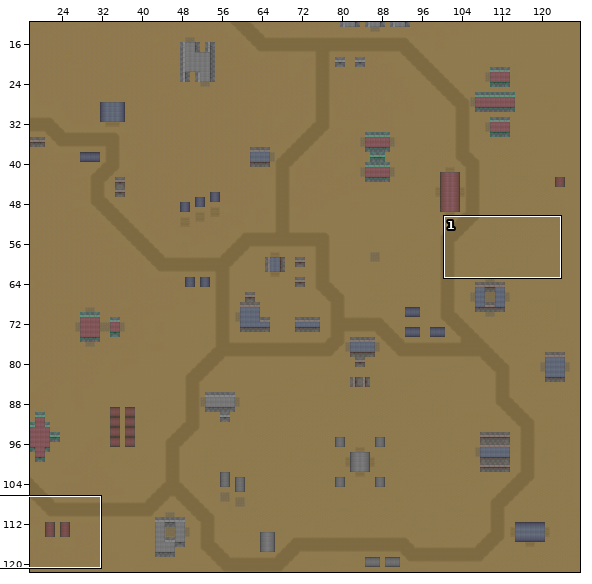
An edit to a level. Tiled map (JSON), map/map.json. Above, an overview of the earlier version with the close-up marked.
Close-up. Earlier state:
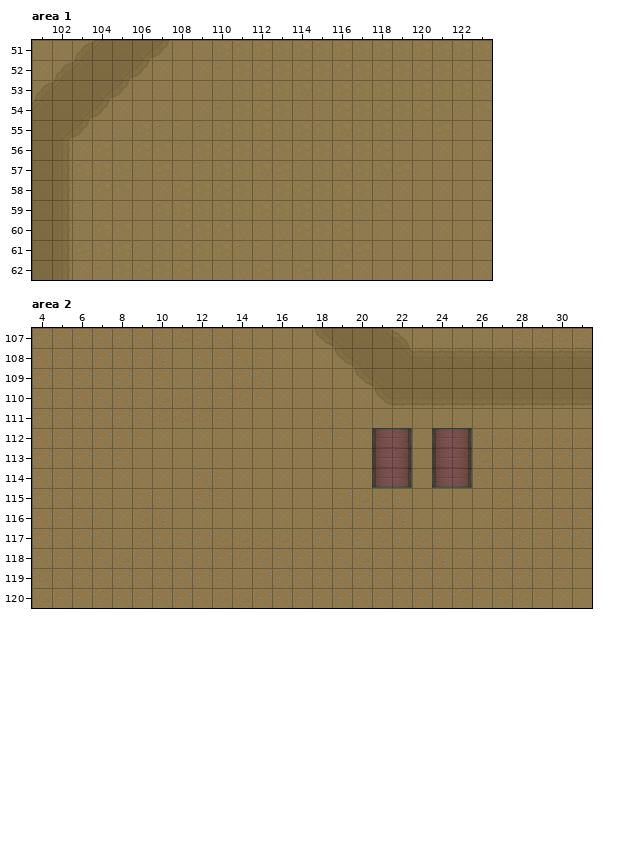
Cells are 64x64 px. Shown: area 1 x 101..123, y 51..62; area 2 x 4..31, y 107..120. The commit also changed other parts of the map, which this record leaves out.
New version:
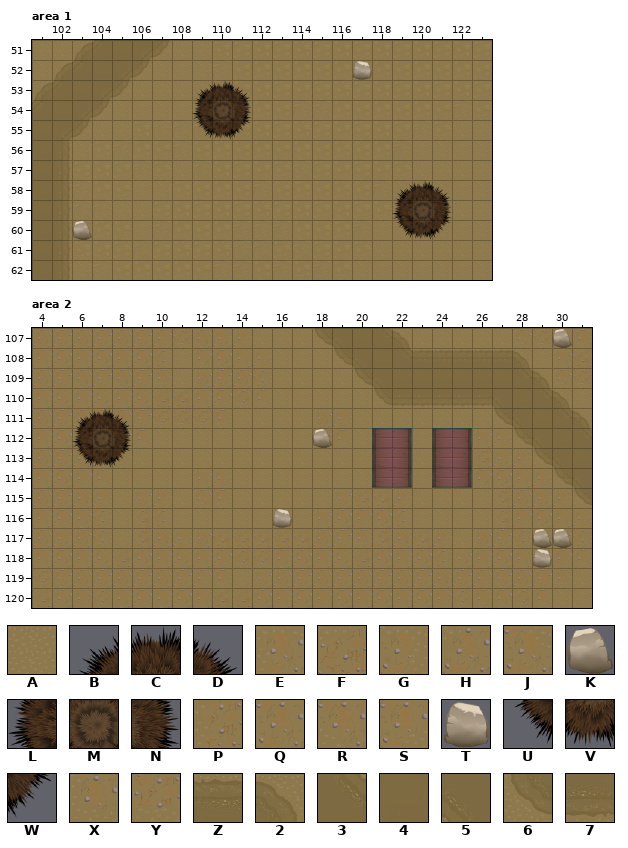
Key: from "tileset": A 0, B 6, C 7, D 8, E 15, F 16, G 17, H 18, J 19, K 20, L 21, M 22, N 23, P 30, Q 31, R 33, S 34, T 35, U 36, V 37, W 38, X 45, Y 46, Z 106, 2 107, 3 109, 4 121, 5 123, 6 135, 7 136.
_ is an empty cell, . an unchanged one.
Difference:
--- layer "walls", area 1
@@ x 117..117 @@
-52 _
+52 T
@@ x 103..103 @@
-60 _
+60 K
--- layer "trees", area 1
@@ x 109..111 @@
-53 ___
-54 ___
-55 ___
+53 BCD
+54 LMN
+55 UVW
@@ x 119..121 @@
-58 ___
-59 ___
-60 ___
+58 BCD
+59 LMN
+60 UVW
--- layer "floor", area 2
@@ x 27..31 @@
-108 .ZZZZ
-109 ..444
-110 ...77
-111 AAAAA
-112 FFFFF
-113 QQQQQ
-114 .QQSR
-115 ..Q.H
-116 ..YRS
-117 ..EH.
+108 .2AEF
+109 ..2XY
+110 ...2A
+111 65432
+112 G6543
+113 JG654
+114 .JG65
+115 ..J.6
+116 ..RJG
+117 ..PQ.
--- layer "walls", area 2
@@ x 30..30 @@
-107 _
+107 K
@@ x 18..18 @@
-112 _
+112 K
@@ x 16..30 @@
-116 _..............
-117 .............__
-118 ............._.
+116 T..............
+117 .............KK
+118 .............T.
--- layer "trees", area 2
@@ x 6..8 @@
-111 ___
-112 ___
-113 ___
+111 BCD
+112 LMN
+113 UVW
Where, in picture pixels (left, top, right, bottom), the same in both close-ups:
added: (353, 61, 372, 80)
added: (192, 80, 252, 140)
added: (392, 180, 452, 240)
added: (72, 221, 92, 240)
changed: (492, 329, 592, 568)
added: (72, 408, 132, 468)
added: (312, 429, 332, 448)
added: (273, 509, 292, 528)
